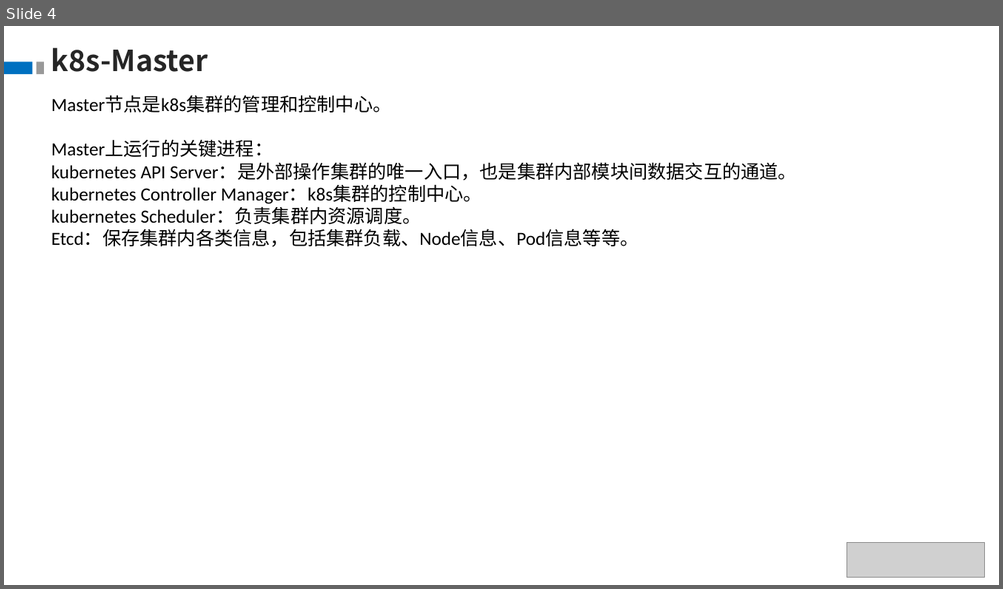
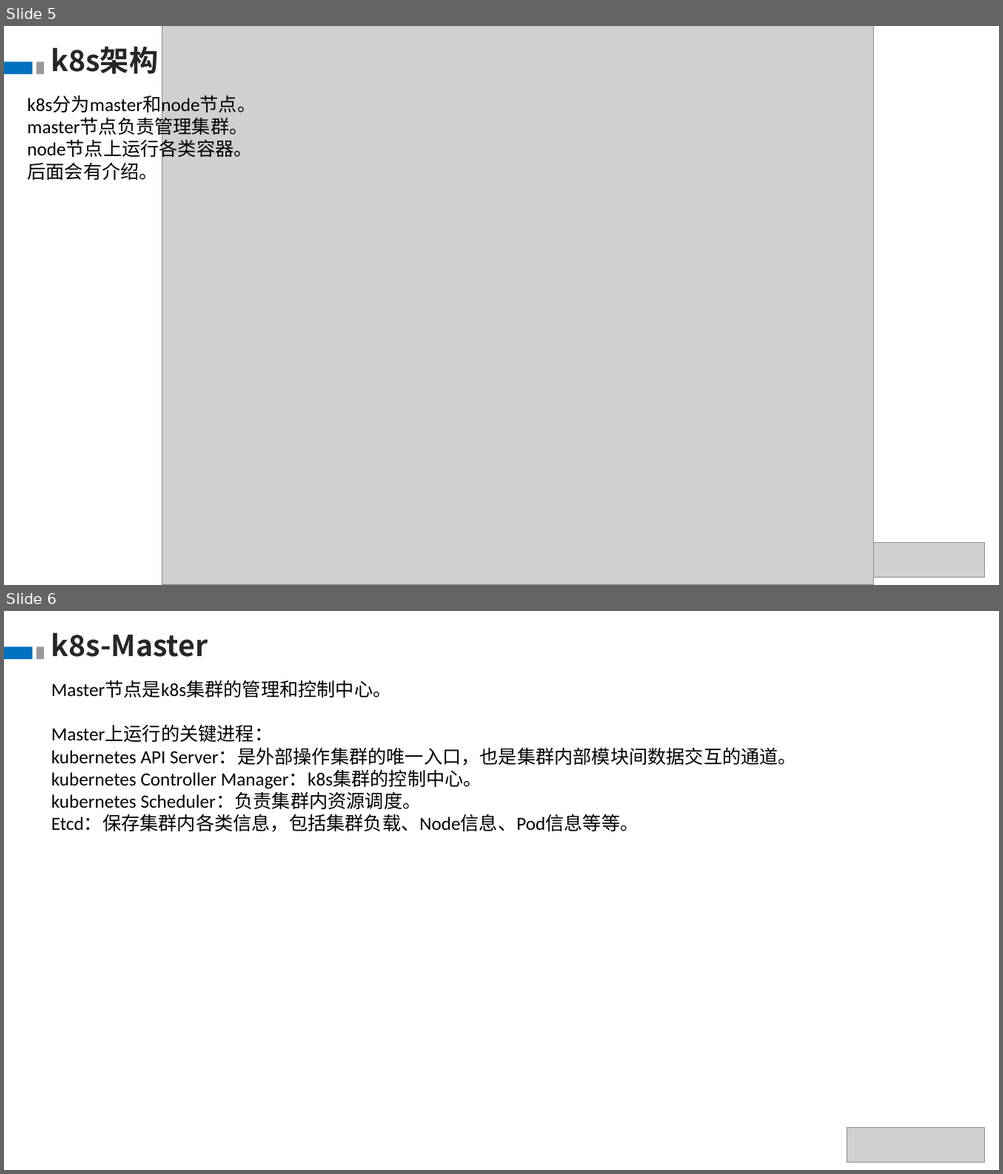
Before and after one commit to theDEADpool/data_structure, a slide deck: k8s.pptx. Shown one above the other, each under a label of ours: slide 4 before the commit, slides 5 and 6 after it. The pictures are 1003x589 and 1003x1174 pixels, drawn with LibreOffice and Linux fonts; fonts in the diff are those of the drawing; grey boxes stand for pictures. Boxes give left, top, right and bottom in pixels: in the first picture for what was removed or moved away, otherwise in the second. Text is boxed around its words. In the diff, an @@ line names an element or a change of style, - is before the commit and + after.

```diff
--- a/k8s.pptx
+++ b/k8s.pptx
@@ slide 5 added at <box>4,26,999,585</box>, background #FFFFFF @@
@@ text added at <box>51,46,158,74</box>, 28 pt, text #262626, bold @@
+k8s架构
@@ picture added at <box>162,26,874,585</box> @@
@@ rectangle added at <box>4,62,32,75</box>, fill #0070C0 @@
@@ rectangle added at <box>36,62,43,75</box>, fill #999999 @@
@@ text added at <box>27,96,256,180</box>, 18 pt, text #000000 @@
+k8s分为master和node节点。
+master节点负责管理集群。node节点上运行各类容器。
+后面会有介绍。
@@ picture added at <box>847,543,984,578</box> @@
@@ what was slide 4 is now slide 6 @@
```
Also in this commit, not shown: 3 slides changed, 3 other slides added, 2 slides removed.
